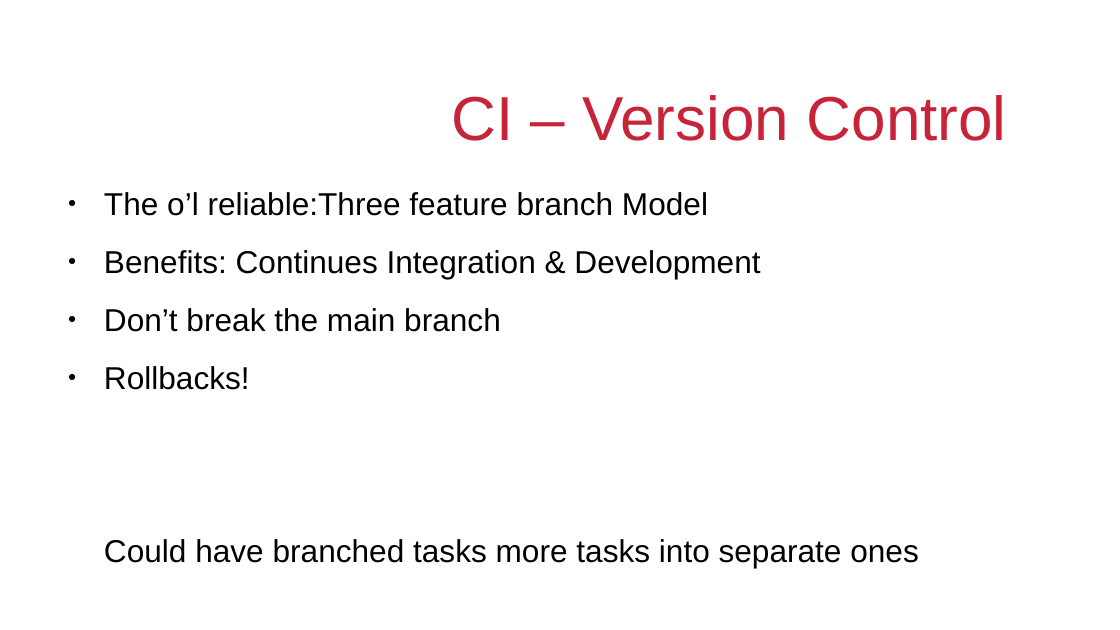
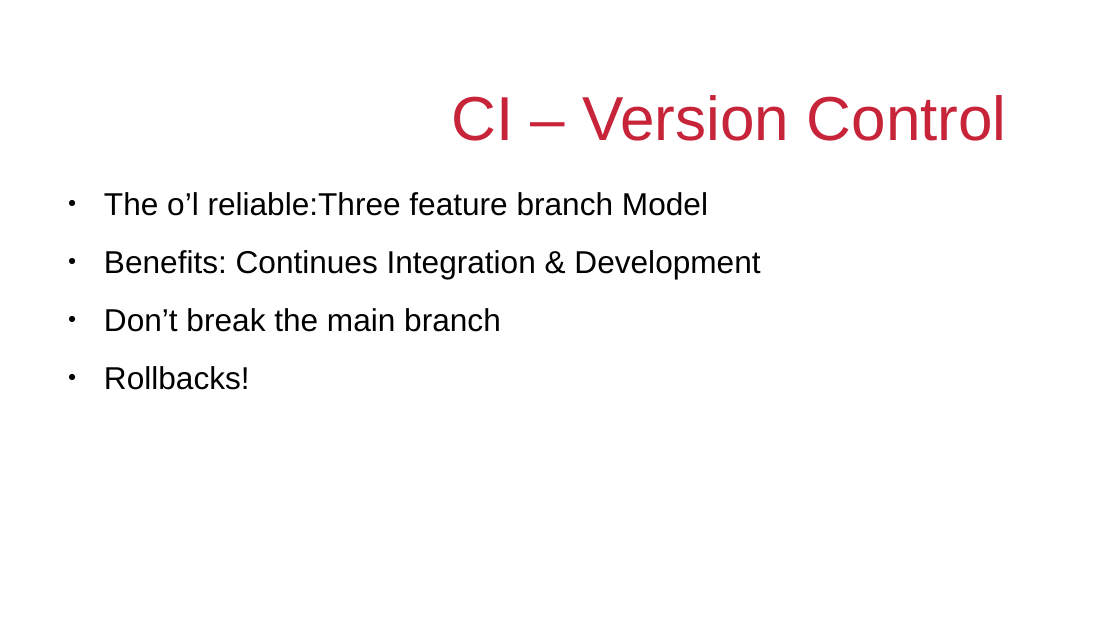
Before and after one commit to SehunB-QA/TDL-Assignment, a slide deck: slide 11 of TDL-Assignment-Documentation/Presentation/TDL Assignment Presentation.odp (slide 10 before the commit). Drawn at 1120x630 pixels with LibreOffice and Linux fonts; fonts in the diff are those of the drawing; background and template pictures are left out. Boxes give left, top, right and bottom in pixels: in the first picture for what was removed or moved away, otherwise in the second. Text is boxed around its words. In the diff, an @@ line names an element or a change of style, - is before the commit and + after.

```diff
--- a/TDL-Assignment-Documentation/Presentation/TDL Assignment Presentation.odp
+++ b/TDL-Assignment-Documentation/Presentation/TDL Assignment Presentation.odp
@@ text at box(104, 539, 919, 568): paragraph removed @@
-Could have branched tasks more tasks into separate ones
```
Also in this commit, not shown: 6 other slides changed, 3 slides added, 1 slide removed, 3 other files.
